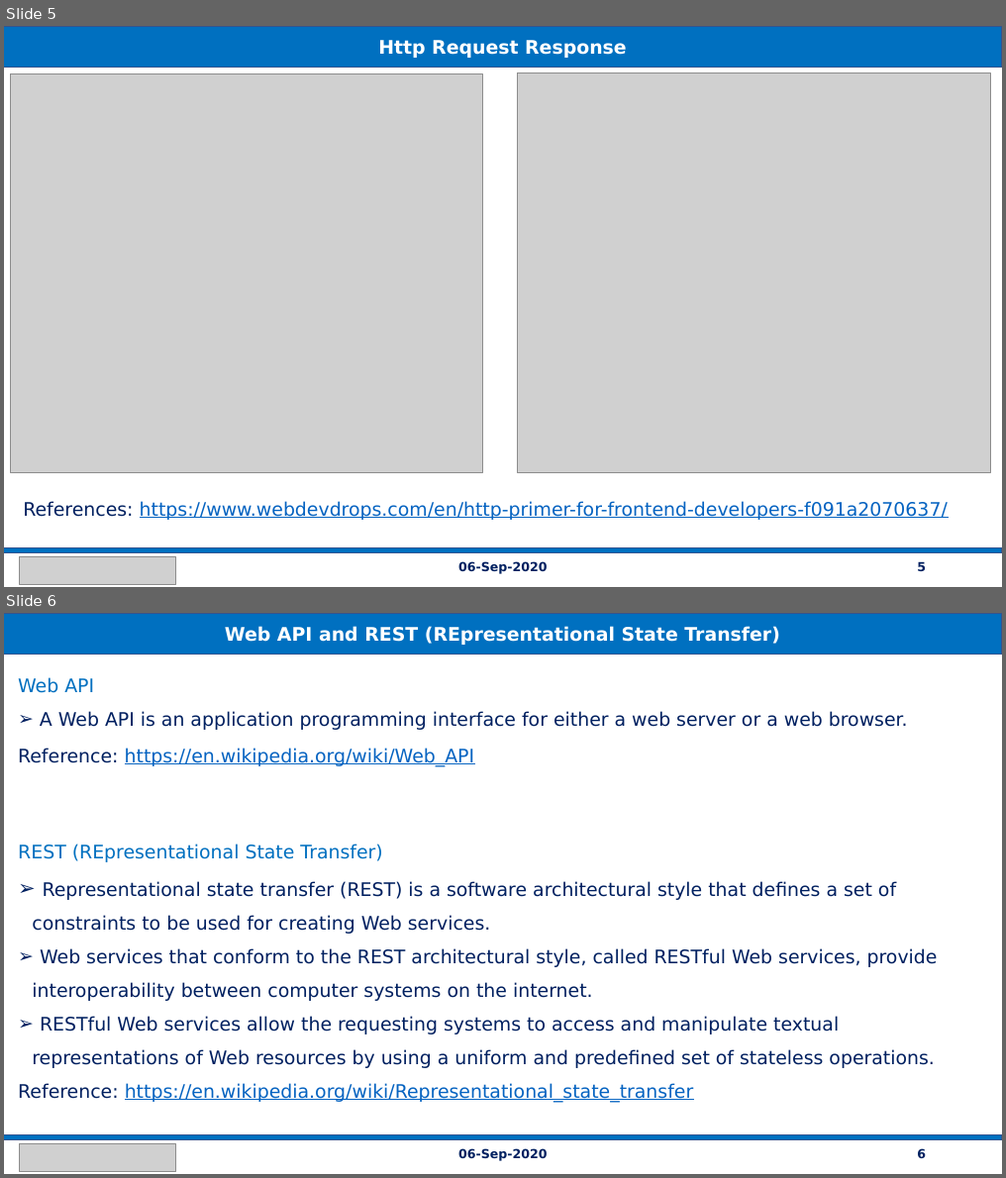
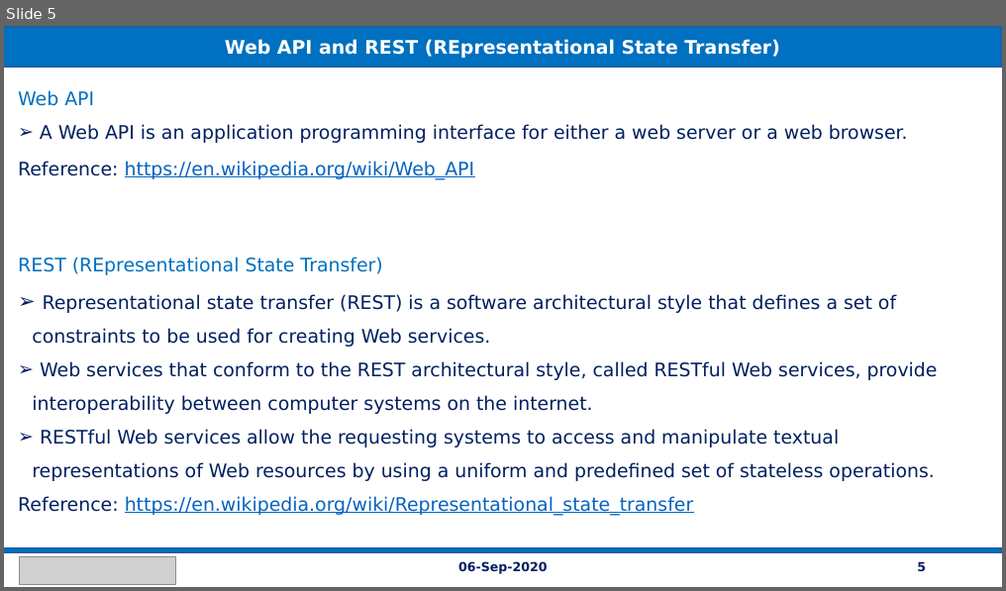
Before and after one commit to vishipayyallore/speaker_series_2021, a slide deck: DotNetTricks/06Sep2020_.NetCore_WebAPI/Documentation/ASP.NETCore_WebAPI_EFCore_SQL_CosmosDb.pptx. Shown one above the other, each under a label of ours: slides 5 and 6 before the commit, slide 5 after it. The pictures are 1006x1178 and 1006x591 pixels, drawn with LibreOffice and Linux fonts; fonts in the diff are those of the drawing; grey boxes stand for pictures. Boxes give left, top, right and bottom in pixels: in the first picture for what was removed or moved away, otherwise in the second. Text is boxed around its words. In the diff, an @@ line names an element or a change of style, - is before the commit and + after.

```diff
--- a/DotNetTricks/06Sep2020_.NetCore_WebAPI/Documentation/ASP.NETCore_WebAPI_EFCore_SQL_CosmosDb.pptx
+++ b/DotNetTricks/06Sep2020_.NetCore_WebAPI/Documentation/ASP.NETCore_WebAPI_EFCore_SQL_CosmosDb.pptx
@@ slide 5 removed at [4,26,1002,587], background #FFFFFF @@
@@ rectangle removed at [4,27,1001,68] @@
-Http Request Response
@@ picture removed at [10,74,482,472] @@
@@ picture removed at [518,74,990,472] @@
@@ text removed at [23,501,947,520] @@
-References: https://www.webdevdrops.com/en/http-primer-for-frontend-developers-f091a2070637/
@@ rectangle removed at [4,549,1001,553] @@
@@ picture removed at [20,558,175,586] @@
@@ text removed at [458,562,548,574] @@
-06-Sep-2020
@@ page number removed at [917,563,926,571] @@
-5
@@ what was slide 6 is now slide 5 @@
```
Also in this commit, not shown: 2 slides changed.
